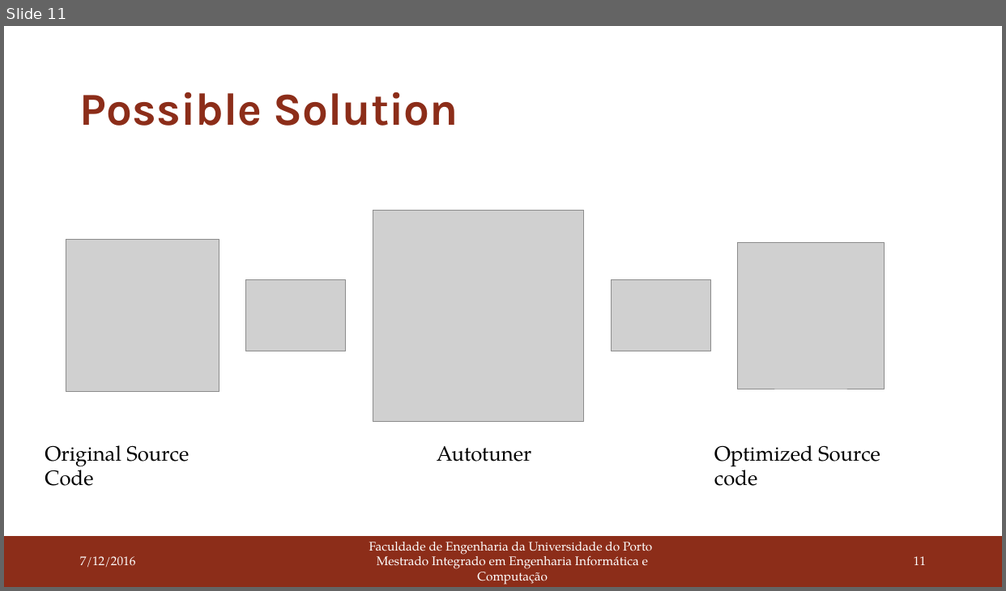
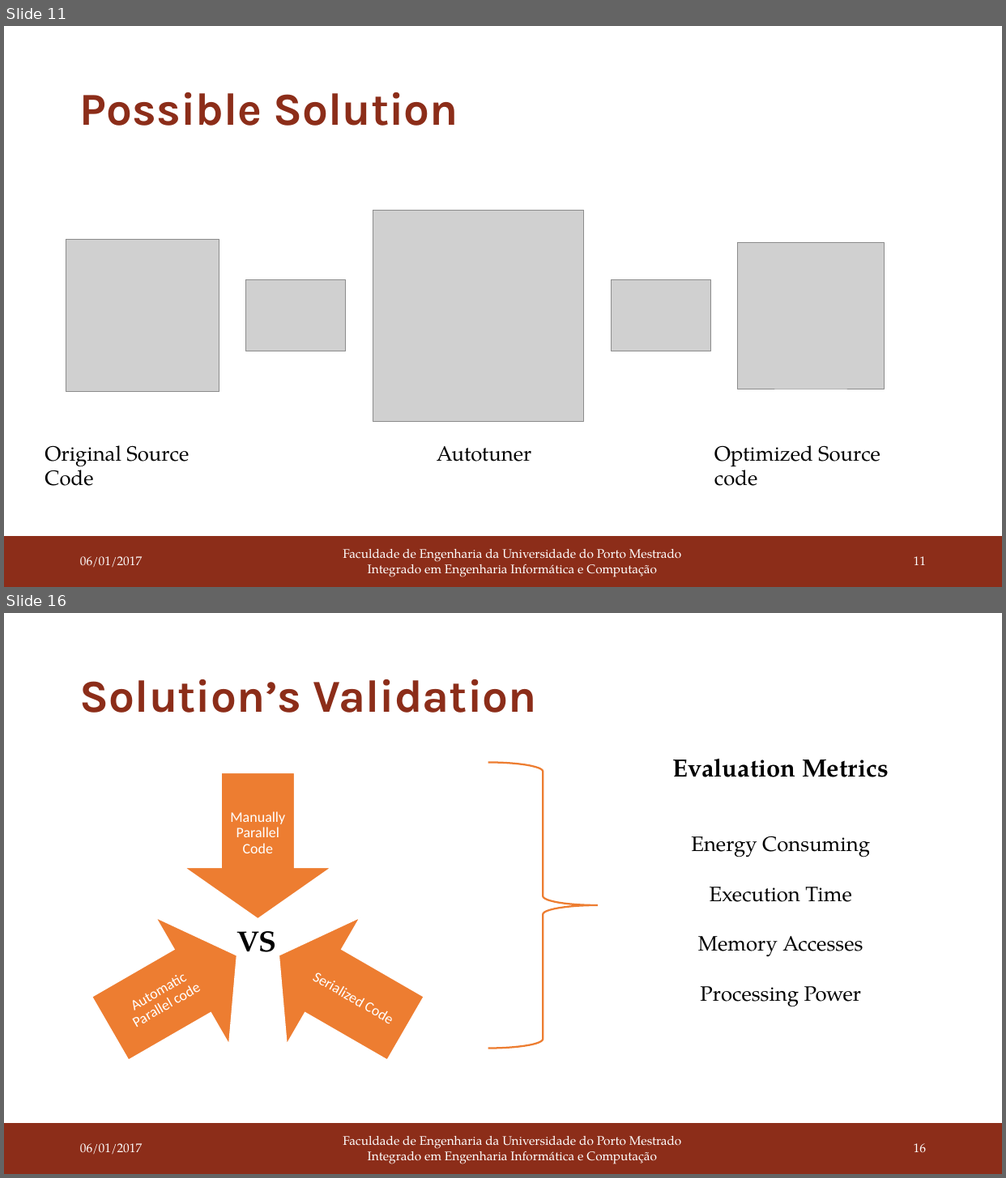
Before and after one commit to joaoBordalo/FEUP-Dissertation, a slide deck: deliverables/PDIS/second delivery/Autotuning Parallel Application in Heterogeneous Systems.pptx. Shown one above the other, each under a label of ours: slide 11 before the commit, slides 11 and 16 after it; the slides between them are not shown. The pictures are 1006x591 and 1006x1178 pixels, drawn with LibreOffice and Linux fonts; fonts in the diff are those of the drawing; grey boxes stand for pictures. Boxes give left, top, right and bottom in pixels: in the first picture for what was removed or moved away, otherwise in the second. Text is boxed around its words. In the diff, an @@ line names an element or a change of style, - is before the commit and + after.

```diff
--- a/deliverables/PDIS/second delivery/Autotuning Parallel Application in Heterogeneous Systems.pptx
+++ b/deliverables/PDIS/second delivery/Autotuning Parallel Application in Heterogeneous Systems.pptx
@@ slide 16 added at bbox=[4, 613, 1002, 1174], background #FFFFFF @@
@@ title added at bbox=[80, 679, 537, 713], 44 pt, text #8C2D19, bold @@
+Solution’s Validation
@@ right brace added at bbox=[488, 763, 598, 1049], outline #ED7D31 1.75 pt @@
@@ text added at bbox=[673, 759, 889, 777], 24 pt, text #000000, bold @@
+Evaluation Metrics
@@ text added at bbox=[691, 836, 870, 1007], 20 pt, text #000000 @@
+Energy Consuming
+Execution Time
+Memory Accesses
+Processing Power
@@ group added at bbox=[74, 773, 441, 1092]: 3 down arrows, 3 texts @@
+Manually Parallel Code
+Serialized Code
+Automatic Parallel code
@@ text added at bbox=[236, 931, 276, 952], 28 pt, text #000000, bold @@
+VS
@@ rectangle added at bbox=[4, 1123, 1002, 1174], fill #8C2D19 @@
@@ text added at bbox=[80, 1144, 142, 1155], 12 pt, text #FFFFFF @@
+06/01/2017
@@ text added at bbox=[343, 1136, 682, 1165], 12 pt, text #FFFFFF @@
+Faculdade de Engenharia da Universidade do Porto Mestrado Integrado em Engenharia Informática e Computação
@@ page number added at bbox=[914, 1144, 926, 1153], 12 pt, text #FFFFFF @@
+16
@@ slide 11 changed as well @@
@@ text at bbox=[80, 557, 142, 568]: text changed @@
-7/12/2016
+06/01/2017
@@ text at bbox=[343, 549, 682, 578]: text changed @@
-Faculdade de Engenharia da Universidade do Porto
-Mestrado Integrado em Engenharia Informática e Computação
+Faculdade de Engenharia da Universidade do Porto Mestrado Integrado em Engenharia Informática e Computação
```
Also in this commit, not shown: 15 other slides changed, 1 other slide added, 3 other files.
